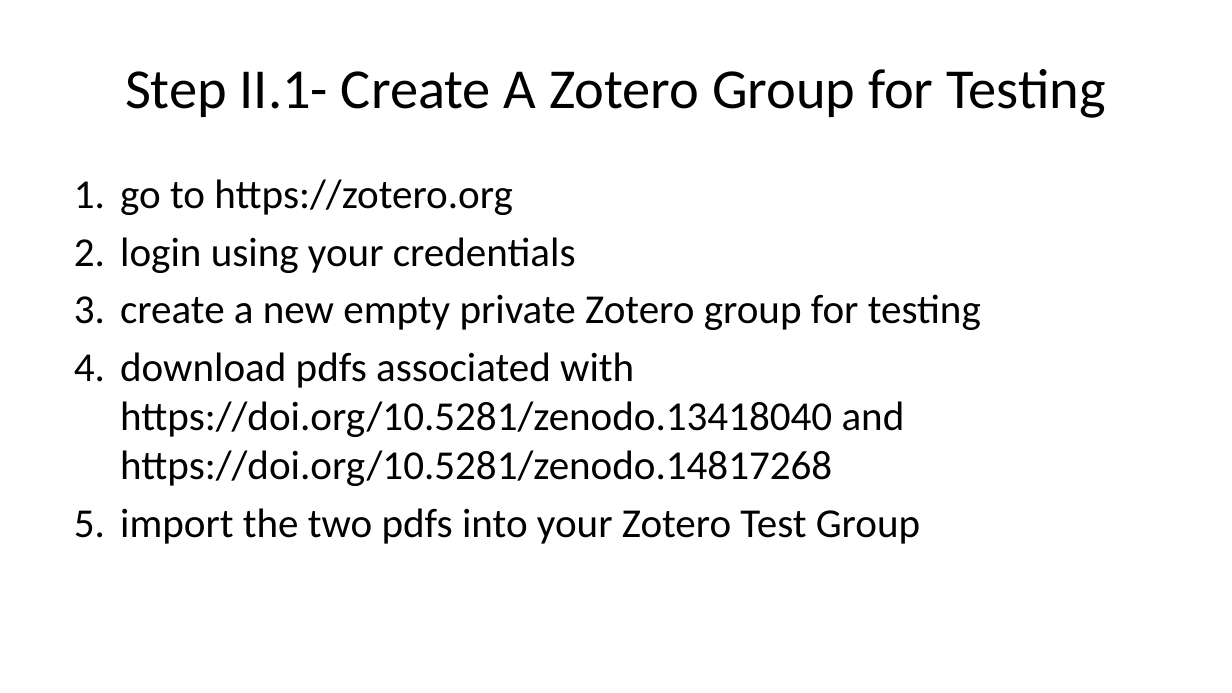
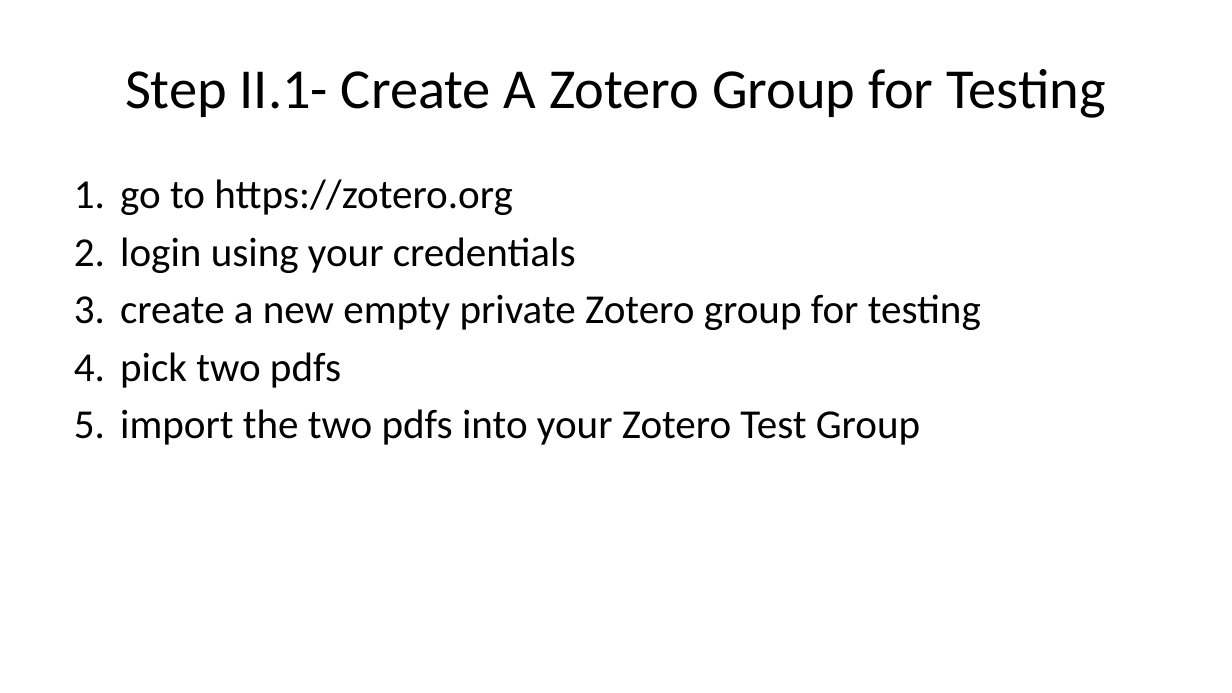
Before and after one commit to bat-literature/bat-literature.github.io, a slide deck: slide 22 of workshop.pptx. Drawn at 1232x693 pixels with LibreOffice and Linux fonts; fonts in the diff are those of the drawing. Boxes give left, top, right and bottom in pixels: in the first picture for what was removed or moved away, otherwise in the second. Text is boxed around its words. In the diff, an @@ line names an element or a change of style, - is before the commit and + after.

```diff
--- a/workshop.pptx
+++ b/workshop.pptx
@@ text at [120, 352, 341, 388]: text changed @@
-4. download pdfs associated with https://doi.org/10.5281/zenodo.13418040 and https://doi.org/10.5281/zenodo.14817268
+4. pick two pdfs
```
Also in this commit, not shown: 7 other slides changed, 3 other files.
